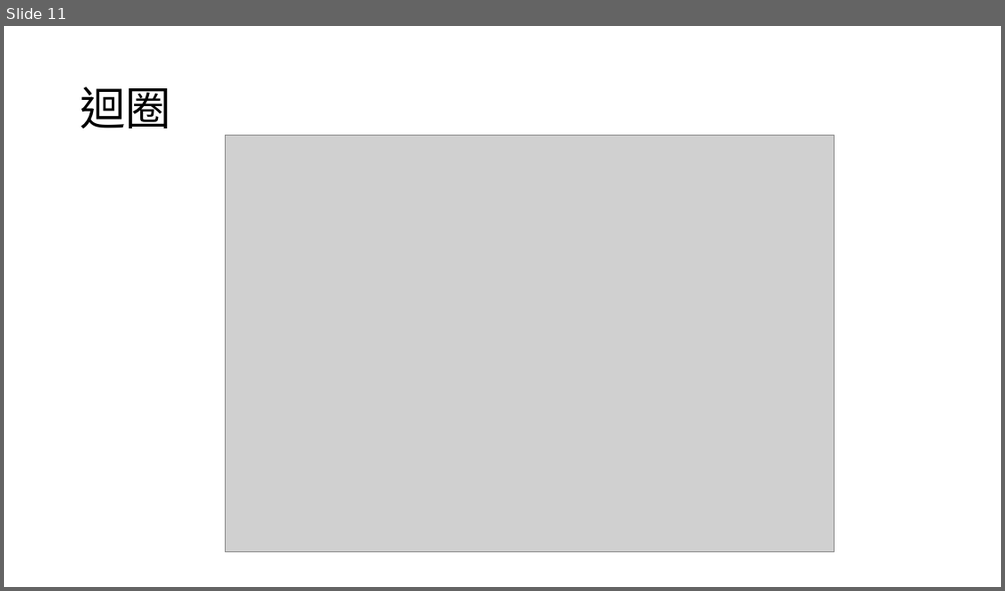
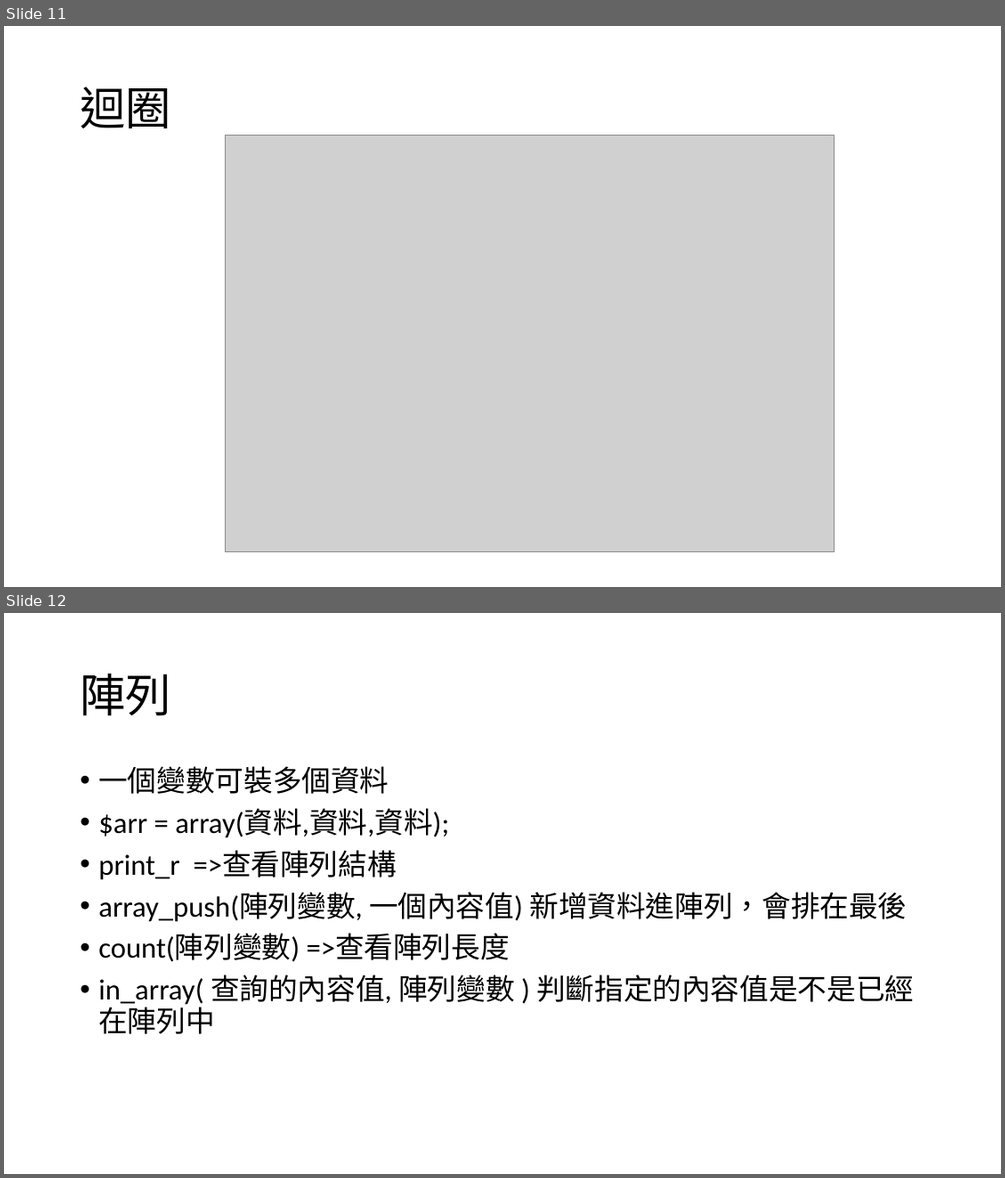
Before and after one commit to choco2001/ppt, a slide deck: php.pptx. Shown one above the other, each under a label of ours: slide 11 before the commit, slides 11 and 12 after it. The pictures are 1005x591 and 1005x1178 pixels, drawn with LibreOffice and Linux fonts; fonts in the diff are those of the drawing; grey boxes stand for pictures. Boxes give left, top, right and bottom in pixels: in the first picture for what was removed or moved away, otherwise in the second. Text is boxed around its words. In the diff, an @@ line names an element or a change of style, - is before the commit and + after.

Commit message:
新增PHP

```diff
--- a/php.pptx
+++ b/php.pptx
@@ slide 12 added at [4,613,1001,1174], background #FFFFFF @@
@@ title added at [80,674,171,715], 44 pt, text #000000 @@
+陣列
@@ text added at [98,766,914,1034], 28 pt, text #000000 @@
+• 一個變數可裝多個資料
+• $arr = array(資料,資料,資料);
+• print_r =>查看陣列結構
+• array_push(陣列變數, 一個內容值) 新增資料進陣列，會排在最後
+• count(陣列變數) =>查看陣列長度
+• in_array( 查詢的內容值, 陣列變數 ) 判斷指定的內容值是不是已經在陣列中
```
Also in this commit, not shown: 2 other slides added.
